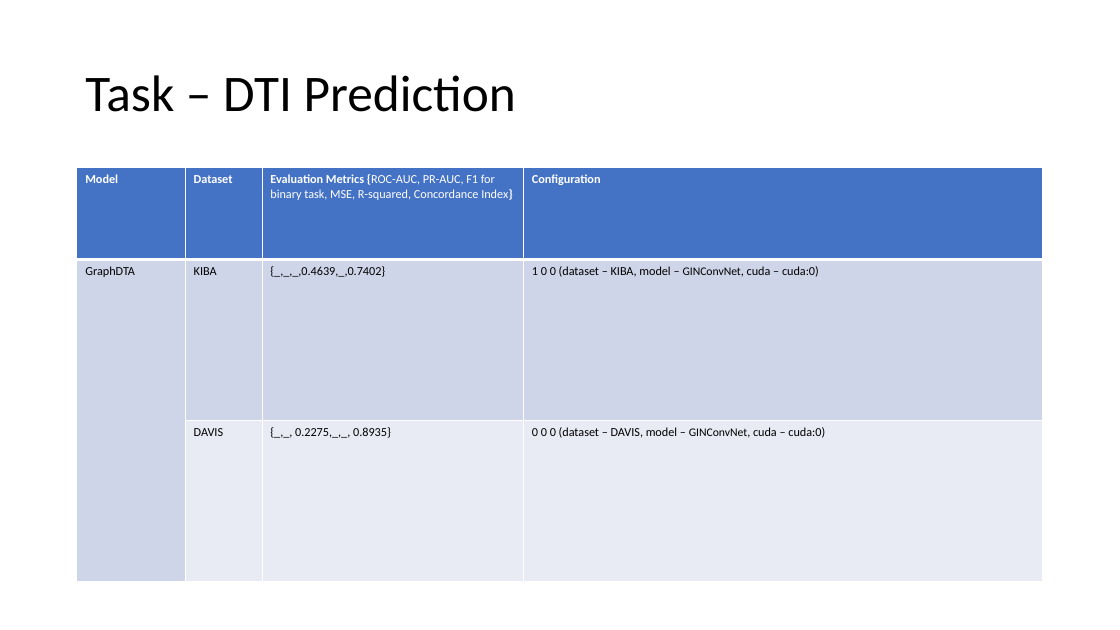
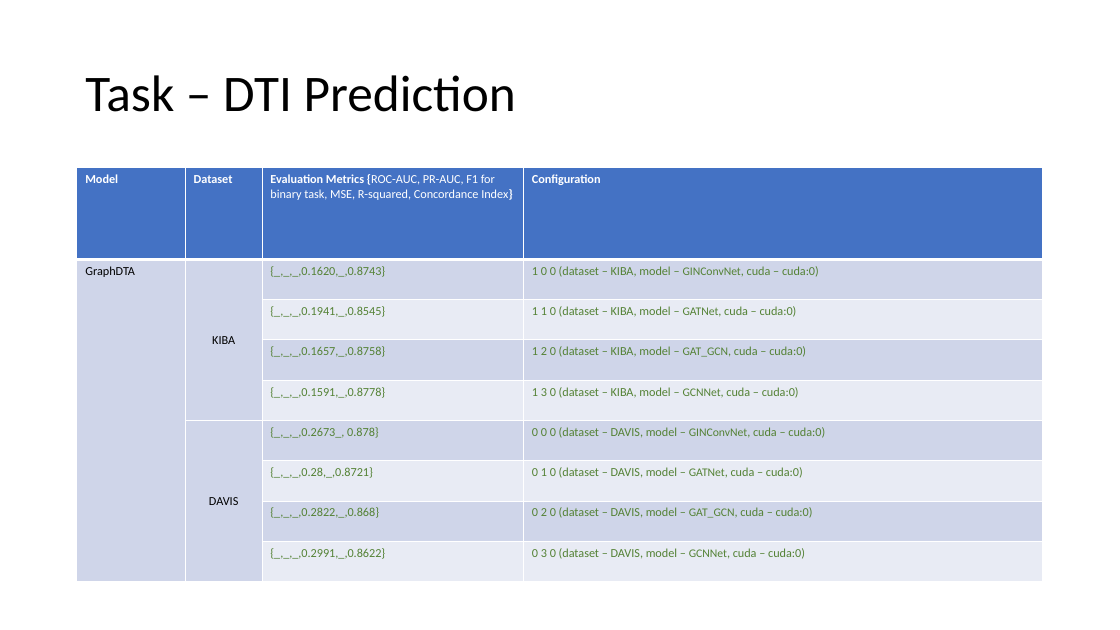
Before and after one commit to debnathk/articles, a slide deck: slide 7 of articles.pptx (slide 6 before the commit). Drawn at 1120x630 pixels with LibreOffice and Linux fonts; fonts in the diff are those of the drawing. Boxes give left, top, right and bottom in pixels: in the first picture for what was removed or moved away, otherwise in the second. Text is boxed around its words. In the diff, an @@ line names an element or a change of style, - is before the commit and + after.

```diff
--- a/articles.pptx
+++ b/articles.pptx
@@ table at <box>77,168,1043,582</box> @@
-row 2: GraphDTA | KIBA | {_,_,_,0.4639,_,0.7402} | 1 0 0 (dataset – KIBA, model – GINConvNet, cuda – cuda:0)
-row 3:  | DAVIS | {_,_, 0.2275,_,_, 0.8935} | 0 0 0 (dataset – DAVIS, model – GINConvNet, cuda – cuda:0)
+row 2: GraphDTA | KIBA | {_,_,_,0.1620,_,0.8743} | 1 0 0 (dataset – KIBA, model – GINConvNet, cuda – cuda:0)
+row 3:  |  | {_,_,_,0.1941,_,0.8545} | 1 1 0 (dataset – KIBA, model – GATNet, cuda – cuda:0)
+row 4:  |  | {_,_,_,0.1657,_,0.8758} | 1 2 0 (dataset – KIBA, model – GAT_GCN, cuda – cuda:0)
+row 5:  |  | {_,_,_,0.1591,_,0.8778} | 1 3 0 (dataset – KIBA, model – GCNNet, cuda – cuda:0)
+row 6:  | DAVIS | {_,_,_,0.2673_, 0.878} | 0 0 0 (dataset – DAVIS, model – GINConvNet, cuda – cuda:0)
+row 7:  |  | {_,_,_,0.28,_,0.8721} | 0 1 0 (dataset – DAVIS, model – GATNet, cuda – cuda:0)
+row 8:  |  | {_,_,_,0.2822,_,0.868} | 0 2 0 (dataset – DAVIS, model – GAT_GCN, cuda – cuda:0)
+row 9:  |  | {_,_,_,0.2991,_,0.8622} | 0 3 0 (dataset – DAVIS, model – GCNNet, cuda – cuda:0)
```
Also in this commit, not shown: 5 other slides changed, 2 slides added, 16 other files.
